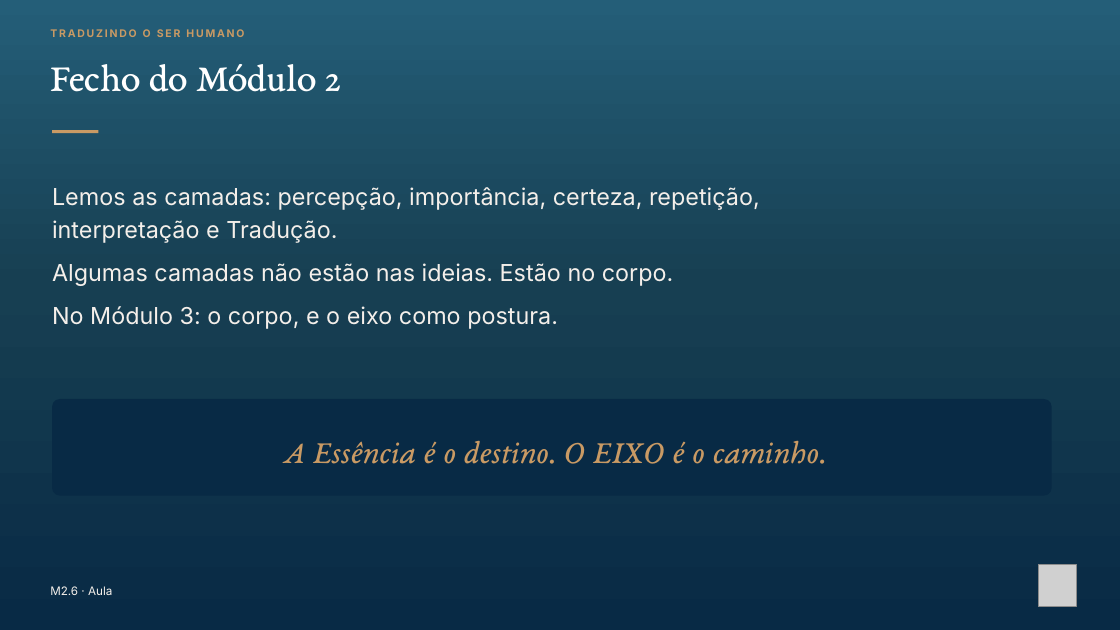
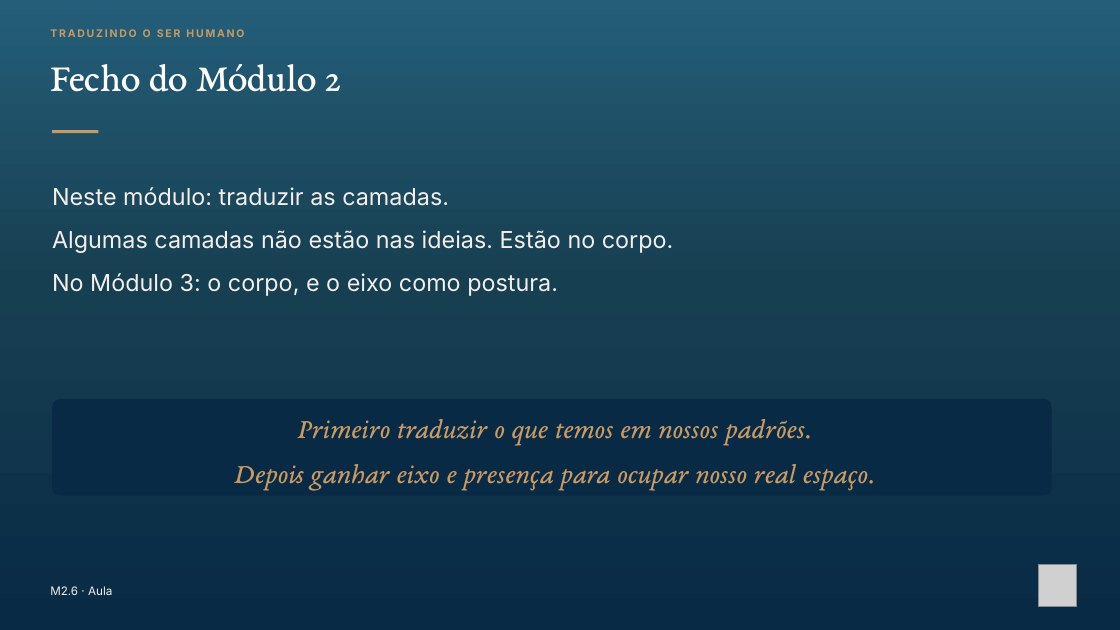
Before and after one commit to fabianodeliberalli/base-cognitiva-vault, a slide deck: slide 8 of 70 - Produções/Cursos/Curso - Nome Provisório/Materiais/Módulo 2/Slides de gravação 29-11/TSH · M2.6 · Como construir e revisar uma Tradução provisória.pptx. Drawn at 1120x630 pixels with LibreOffice and Linux fonts; fonts in the diff are those of the drawing; grey boxes stand for pictures. Boxes give left, top, right and bottom in pixels: in the first picture for what was removed or moved away, otherwise in the second. Text is boxed around its words. In the diff, an @@ line names an element or a change of style, - is before the commit and + after.

```diff
--- a/70 - Produções/Cursos/Curso - Nome Provisório/Materiais/Módulo 2/Slides de gravação 29-11/TSH · M2.6 · Como construir e revisar uma Tradução provisória.pptx
+++ b/70 - Produções/Cursos/Curso - Nome Provisório/Materiais/Módulo 2/Slides de gravação 29-11/TSH · M2.6 · Como construir e revisar uma Tradução provisória.pptx
@@ text at bbox=[52, 187, 449, 206]: text changed @@
-Lemos as camadas: percepção, importância, certeza, repetição, interpretação e Tradução.
+Neste módulo: traduzir as camadas.
@@ text at bbox=[234, 419, 875, 491]: text changed; size 28 to 24 pt @@
-A Essência é o destino. O EIXO é o caminho.
+Primeiro traduzir o que temos em nossos padrões.
+Depois ganhar eixo e presença para ocupar nosso real espaço.
```
Also in this commit, not shown: 5 other files.
